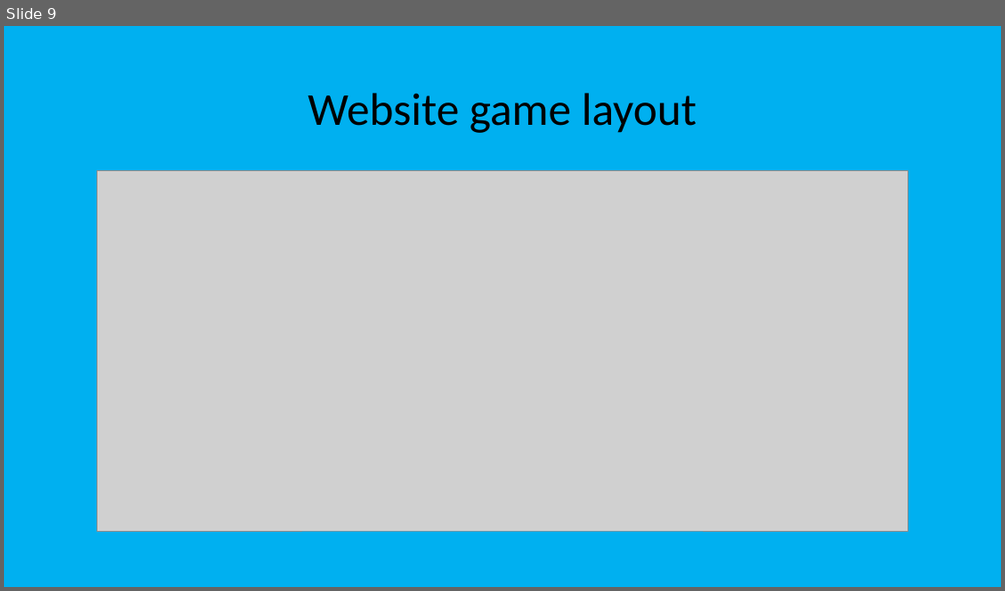
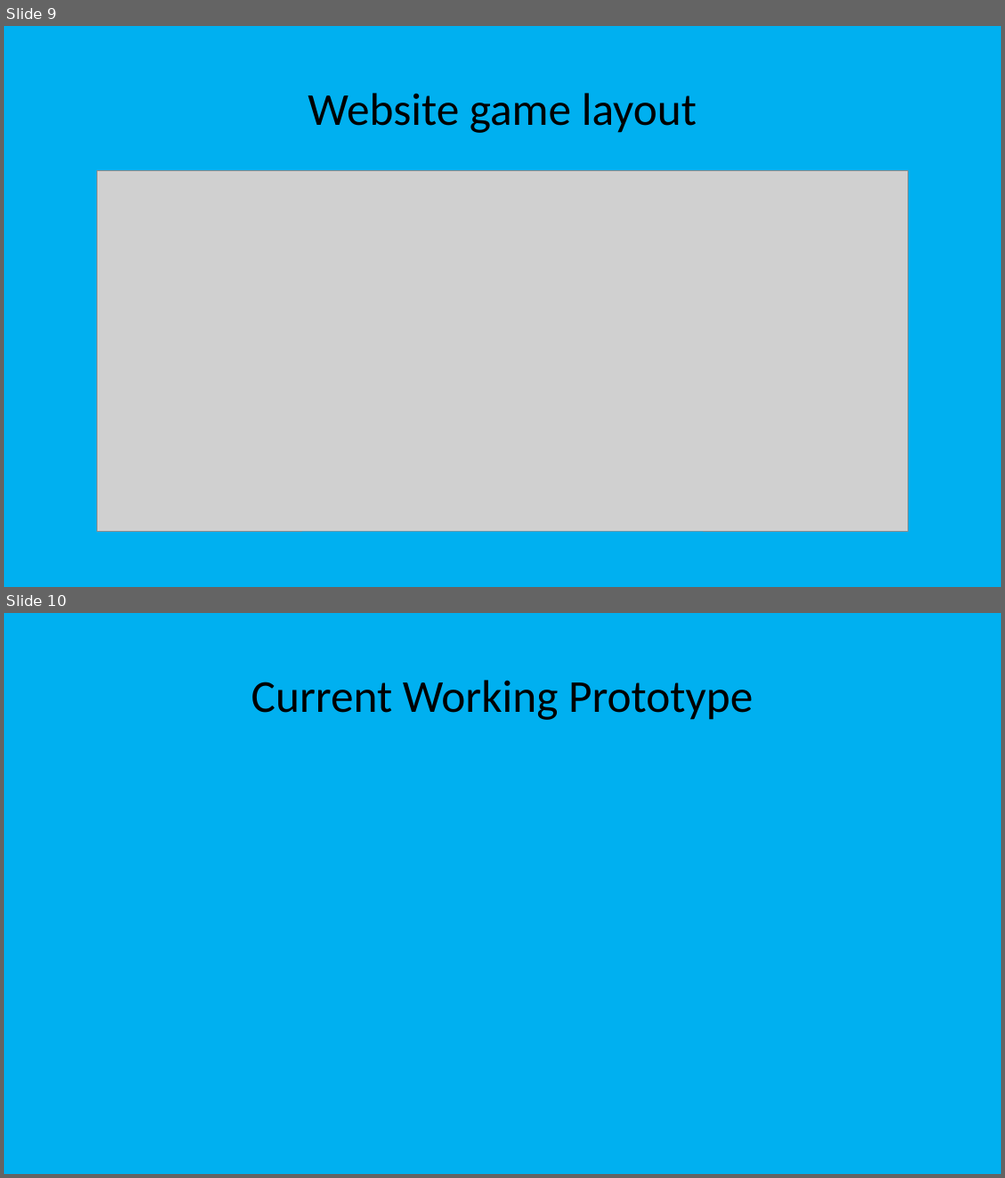
Before and after one commit to s-christian/Fit_or_Fail, a slide deck: Fit or Fail_presentation.pptx. Shown one above the other, each under a label of ours: slide 9 before the commit, slides 9 and 10 after it. The pictures are 1005x591 and 1005x1178 pixels, drawn with LibreOffice and Linux fonts; fonts in the diff are those of the drawing; grey boxes stand for pictures. Boxes give left, top, right and bottom in pixels: in the first picture for what was removed or moved away, otherwise in the second. Text is boxed around its words. In the diff, an @@ line names an element or a change of style, - is before the commit and + after.

```diff
--- a/Fit or Fail_presentation.pptx
+++ b/Fit or Fail_presentation.pptx
@@ slide 10 added at box(4, 613, 1001, 1174), background #00B0F0 @@
@@ title added at box(251, 680, 752, 720), 44 pt, text #000000 @@
+Current Working Prototype
```
Also in this commit, not shown: 1 other slide added.
